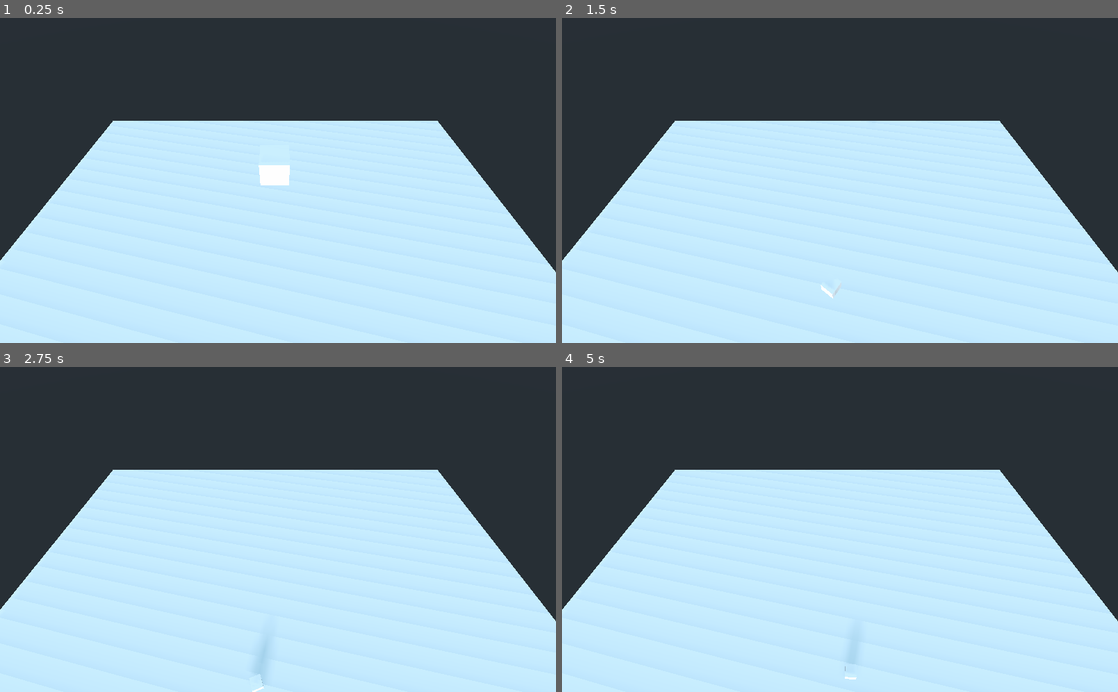
Above: before the commit, frames 1-4 (two rows, left to right).
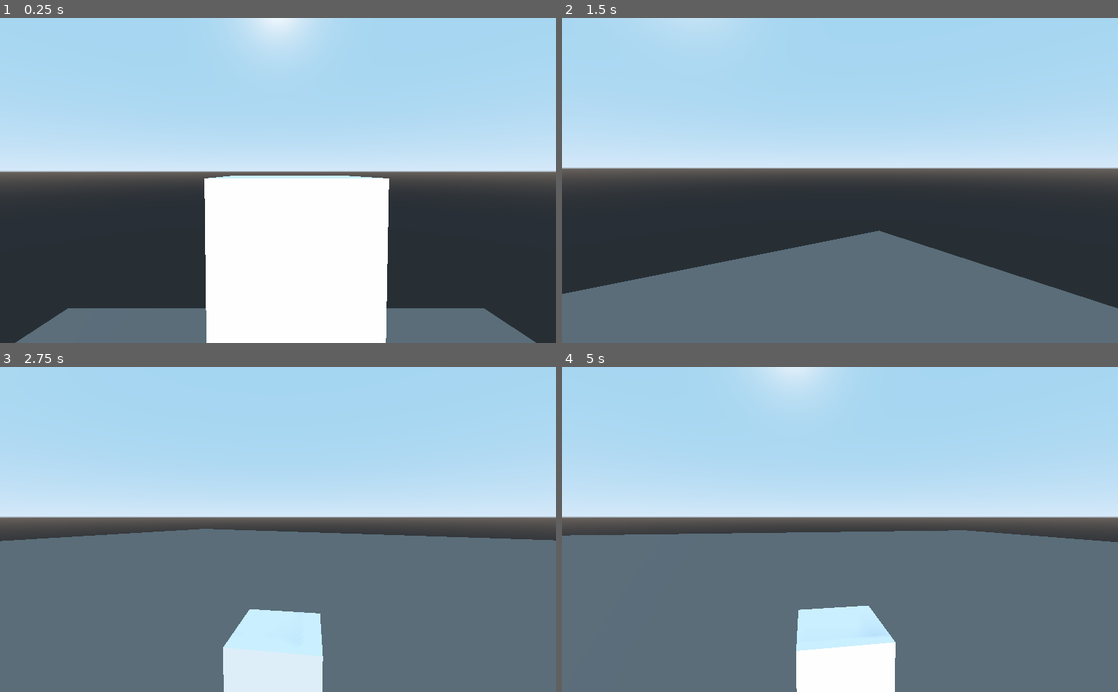
Above: after the commit, the same moments.

Repository: HelmetBugg/BioTank
Game: Godot game, scene res://Main.tscn
The game is run twice, just before and just after one commit, with the same random seed, the same clock (stepped at 60 frames per second) and the same inputs.
Inputs:
- Up to frame 1 (0.25 s): no input
- Up to frame 2 (1.5 s): hold D (turn_right) 0.53-1.28 s; hold S (reverse) from 1.28 s (still down)
- Up to frame 3 (2.75 s): release S (reverse) at 2.03 s; hold D (turn_right) from 2.03 s (still down)
- Up to frame 4 (5 s): release D (turn_right) at 2.78 s; hold W (forward) 2.78-3.53 s; hold A (turn_left) from 3.53 s (still down)

The runs differ from the first frame. In frame 1, 87% of the frame differs, in the area x 0-100%, y 0-100%; in frame 2, 88%; in frame 3, 87%; in frame 4, 88%.

Commit message:
made camera track tank.

Diff:
--- a/Main.tscn
+++ b/Main.tscn
@@ -6,6 +6,15 @@
 
 [sub_resource type="CubeMesh" id=2]
 size = Vector3( 60, 2, 60 )
+
+[sub_resource type="Skin" id=3]
+
+[sub_resource type="ImageTexture" id=4]
+
+[sub_resource type="SpatialMaterial" id=5]
+normal_enabled = true
+normal_scale = 16.0
+normal_texture = SubResource( 4 )
 
 [node name="Main" type="Node"]
 
@@ -18,13 +27,20 @@
 
 [node name="MeshInstance" type="MeshInstance" parent="Ground"]
 mesh = SubResource( 2 )
+skin = SubResource( 3 )
+material/0 = SubResource( 5 )
 
 [node name="Player" parent="." instance=ExtResource( 1 )]
 transform = Transform( 1, 0, 0, 0, 1, 0, 0, 0, 1, 0.374476, 3.59282, 0.953744 )
 
-[node name="Camera" type="Camera" parent="."]
-transform = Transform( 1, 0, 0, 0, 0.660631, 0.750711, 0, -0.750711, 0.660631, 0.490927, 9.01541, 6.72495 )
+[node name="CamPos2" type="Position3D" parent="Player"]
+transform = Transform( 1, 0, 0, 0, 0.99856, 0.0536431, 0, -0.0536431, 0.99856, 0, 1.78217, 2.76587 )
 
 [node name="DirectionalLight" type="DirectionalLight" parent="."]
 transform = Transform( 0.978487, 0.046086, -0.201093, 0, 0.97473, 0.223386, 0.206307, -0.218581, 0.953761, -14.8625, 10.6433, 1.01657 )
 shadow_enabled = true
+
+[node name="InterpolatedCamera" type="InterpolatedCamera" parent="."]
+target = NodePath("../Player/CamPos2")
+speed = 5.0
+enabled = true
Not shown: 1 places in Main.tscn that only renumber resources
